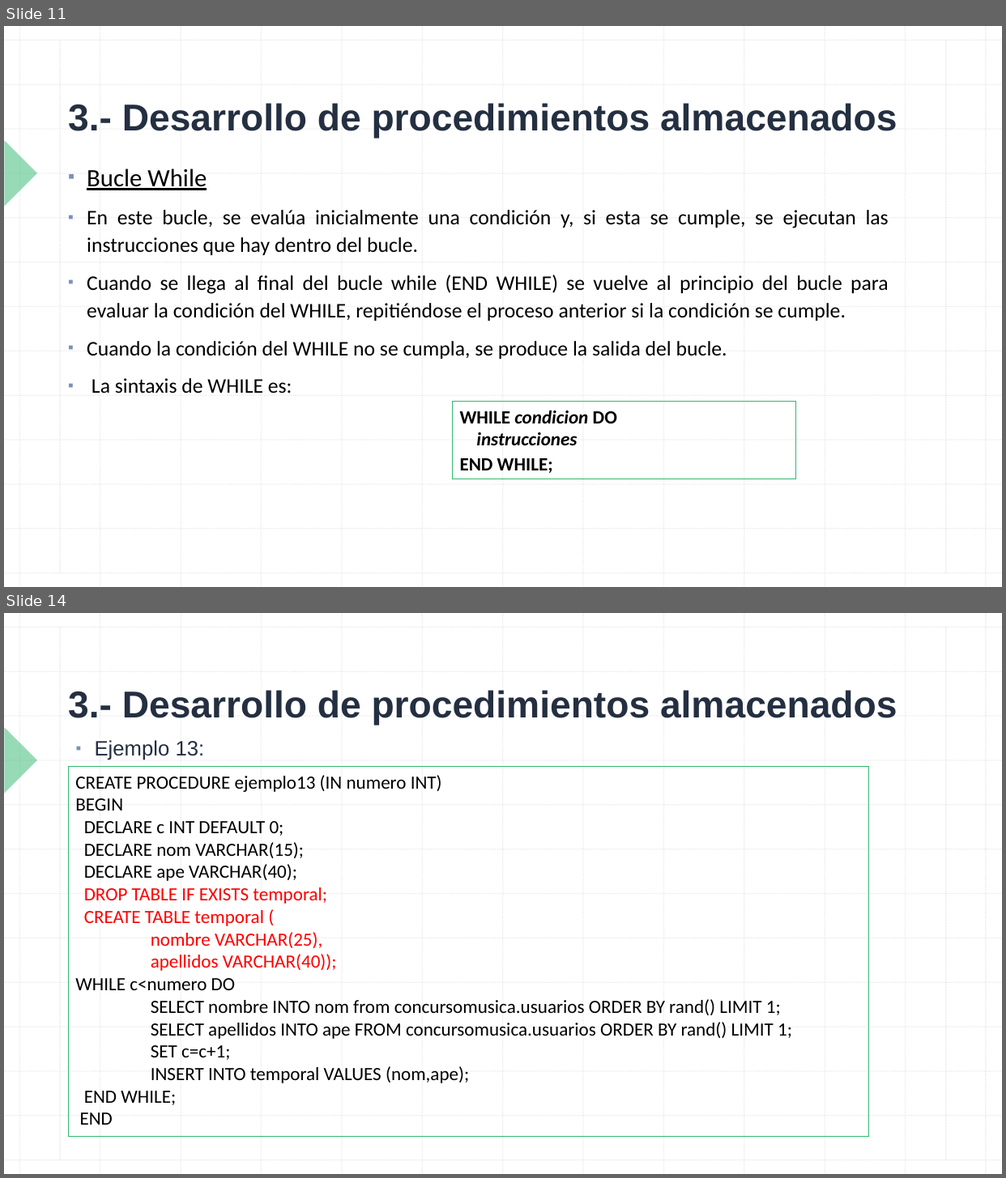
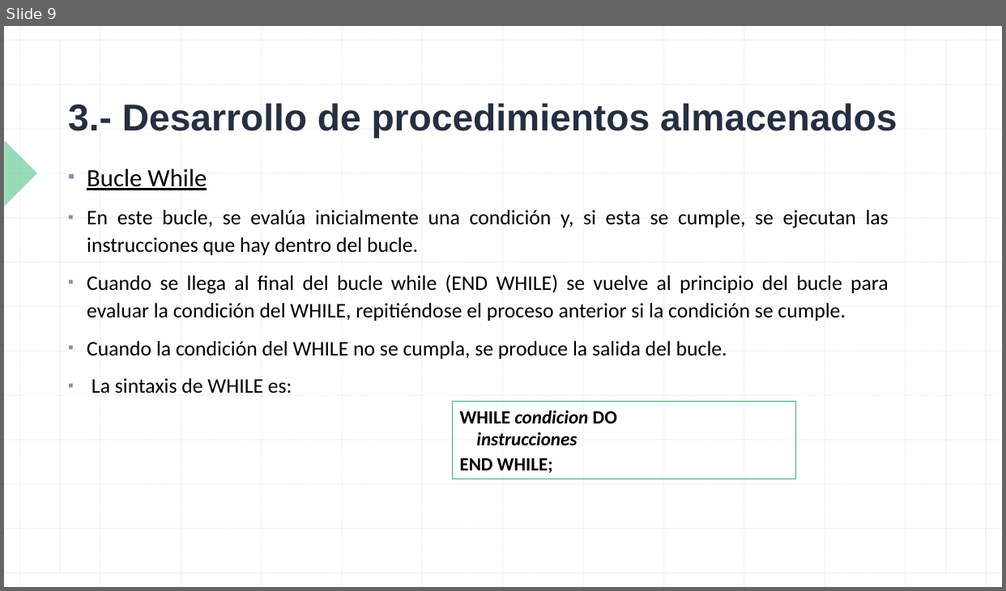
Before and after one commit to NuriaCelis/GBD2324, a slide deck: Tema6/TEMA 6 Sesion 4.pptx. Shown one above the other, each under a label of ours: slides 11 and 14 before the commit, slide 9 after it; the slides between them are not shown. The pictures are 1006x1178 and 1006x591 pixels, drawn with LibreOffice and Linux fonts; fonts in the diff are those of the drawing. Boxes give left, top, right and bottom in pixels: in the first picture for what was removed or moved away, otherwise in the second. Text is boxed around its words. In the diff, an @@ line names an element or a change of style, - is before the commit and + after.

```diff
--- a/Tema6/TEMA 6 Sesion 4.pptx
+++ b/Tema6/TEMA 6 Sesion 4.pptx
@@ slide 14 removed at bbox=[4, 613, 1002, 1174], background #FFFFFF; not listed: 29 template elements that a slide beside it also shows @@
@@ title removed at bbox=[68, 690, 897, 726] @@
-3.- Desarrollo de procedimientos almacenados
@@ text removed at bbox=[95, 740, 205, 760] @@
-▪ Ejemplo 13:
@@ rectangle removed at bbox=[68, 766, 868, 1137] @@
-CREATE PROCEDURE ejemplo13 (IN numero INT)
-BEGIN
-DECLARE c INT DEFAULT 0;
-DECLARE nom VARCHAR(15);
-DECLARE ape VARCHAR(40);
-DROP TABLE IF EXISTS temporal;
-CREATE TABLE temporal (
-nombre VARCHAR(25),
-apellidos VARCHAR(40));
-WHILE c<numero DO
-SELECT nombre INTO nom from concursomusica.usuarios ORDER BY rand() LIMIT 1;
-SELECT apellidos INTO ape FROM concursomusica.usuarios ORDER BY rand() LIMIT 1;
-SET c=c+1;
-INSERT INTO temporal VALUES (nom,ape);
-END WHILE;
-END
@@ what was slide 11 is now slide 9 @@
```
Also in this commit, not shown: 1 slide changed, 5 slides added, 7 other slides removed, 2 other files.
